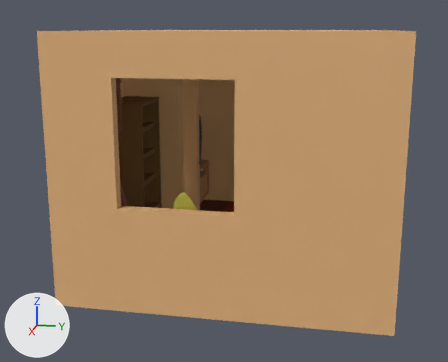
Two versions of the glTF model Assets/Models/Environment/Rooms/Living/S_salon.glb, one commit apart.
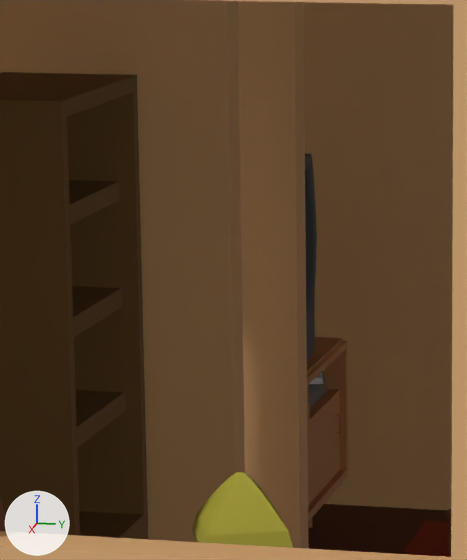
Each version is shown whole from a 50 mm camera at (7.37, 1.05, 2.67) aimed at (0.16, -0.39, 0.87), then close up on the part from 28% to 53% of the width and 22% to 59% of the height. Lighting does not change. The marker at lower left points along +X, +Y and +Z. Where no turn or scale is listed for an object, it has been applied to the vertices. Vertices at the same position are counted once.

In view in the first close-up: 'Cube.003', 'Plane.079', 'Plane.080', 'Plane.081', 'Plane.087', 'Plane.092', 'S_LowLamp', 'S_MusicTVMeuble', 'S_PaperBook', 'S_TVMeuble', 'S_TVMeubleTiroirGrandDroite', 'murAvecFenetre.001', 's_TV_low', 's_TVbouton_low'.
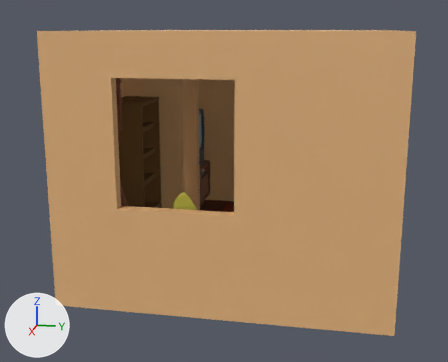
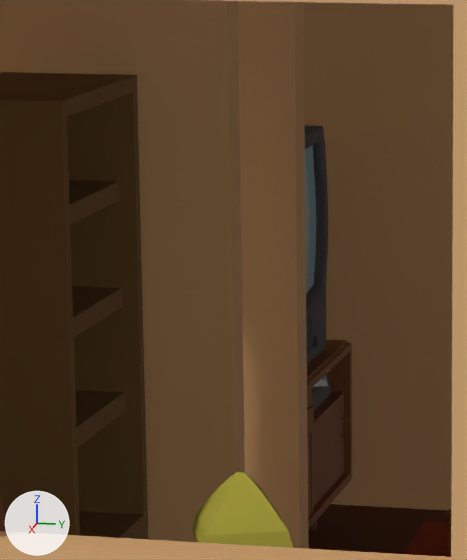
Where the newer file only moved an object's origin or applied its transform, the numbers keep the older frame.

Diff of the bpy script that builds the scene:
```diff
--- a/Assets/Models/Environment/Rooms/Living/S_salon.glb.py
+++ b/Assets/Models/Environment/Rooms/Living/S_salon.glb.py
@@ mat_m_tvmeuble_003 @@
+mat_m_tvmeuble_003 = principled_material('M_TVMeuble.003')
+mat_m_tvmeuble_003.base_color = (0.204, 0.0643, 0.016)  # brown #7d4822
@@ mat_m_tv_002 @@
+mat_m_tv_002 = principled_material('M_TV.002')
+mat_m_tv_002.base_color = (0.0618, 0.0603, 0.071)  # dark grey #46454b
+mat_m_tv_002.roughness = 0.705
@@ me_cube_086 @@
 # used by ob_s_tvmeuble; location = (-1.29, -1.307, 0.336)
-me_cube_086.from_pydata(...)  # 338 vertices, 686 faces; spans x -0.598..0.598, y -0.267..0.273, z -0.335..0.348
+me_cube_086.from_pydata(...)  # 342 vertices, 678 faces; spans x -0.598..0.598, y -0.267..0.273, z -0.335..0.348
+# me_cube_086 part 1
+# 9 vertices are removed from x -0.572..0.014, y -0.194, z -0.155..0.309
+# 67 faces are deleted
+# 1 vertex moves from x -0.572, y -0.194, z 0.309 to x -0.572, y -0.238, z 0.309
+# 7 vertices are added at x -0.572..0.014, y -0.237..0.251, z 0.148..0.309
+# 6 new vertices lie (0.0, -0.488, 0.0) away from vertices in x -0.572..0.014, y 0.249..0.251, z 0.155..0.249
+# 59 new faces join them
+# me_cube_086 part 2: 637 faces spanning x -0.598..0.598, y -0.267..0.273, z -0.335..0.348 switch from mat_m_tvmeuble (orange #b97c47) to mat_m_tvmeuble_003 (brown #7d4822)
@@ me_cube_079 @@
 me_cube_079.from_pydata(...)  # 64 vertices, 120 faces; spans x -0.572..0.014, y -0.004..0.027, z 0.001..0.305
 # used by ob_s_tvmeubletiroirgranddroite; location = (-1.29, -1.061, 0.18)
+# me_cube_079 part 3
+# 12 faces are deleted
+# 12 new faces join them
+# me_cube_079 part 4: 120 faces spanning x -0.572..0.014, y -0.004..0.027, z 0.001..0.305 switch from mat_m_tvmeuble (orange #b97c47) to mat_m_tvmeuble_003 (brown #7d4822)
@@ me_cube_099 @@
+me_cube_099.from_pydata(...)  # 18 vertices, 32 faces; spans x -0.0214..0.0214, y 0.0..0.0167, z -0.0217..0.0216
+me_cube_099.materials.append(mat_m_tv_002)  # dark grey #46454b
@@ ob_s_musictvmeuble @@
 ob_s_musictvmeuble = bpy.data.objects.new('S_MusicTVMeuble', me_cube_088)
-ob_s_musictvmeuble.location = (-1.556, -1.243, 0.546)
+ob_s_musictvmeuble.location = (-1.522, -1.219, 0.546)
@@ ob_s_paperbook @@
 ob_s_paperbook = bpy.data.objects.new('S_PaperBook', me_cube_087)
-ob_s_paperbook.location = (-1.632, -1.174, 0.598)
+ob_s_paperbook.location = (-1.597, -1.151, 0.598)
@@ ob_s_tvmeuble @@
 ob_s_tvmeuble = bpy.data.objects.new('S_TVMeuble', me_cube_086)
-ob_s_tvmeuble.location = (-1.29, -1.307, 0.336)
+ob_s_tvmeuble.location = (-1.256, -1.283, 0.336)
@@ ob_s_tvmeubletiroirgranddroite @@
 ob_s_tvmeubletiroirgranddroite = bpy.data.objects.new('S_TVMeubleTiroirGrandDroite', me_cube_079)
-ob_s_tvmeubletiroirgranddroite.location = (-1.29, -1.061, 0.18)
+ob_s_tvmeubletiroirgranddroite.location = (-1.256, -1.037, 0.18)
@@ ob_s_tv_low @@
 ob_s_tv_low = bpy.data.objects.new('s_TV_low', me_cube_029)
-ob_s_tv_low.location = (-1.234, -1.316, 0.683)
-ob_s_tv_low.scale = (0.896, 1.0, 0.896)
+ob_s_tv_low.location = (-1.298, -1.297, 0.684)
@@ ob_s_tvbouton_low @@
 ob_s_tvbouton_low.location = (-1.234, -1.316, 0.683)
-ob_s_tvbouton_low.scale = (0.896, 1.0, 0.896)
@@ ob_s_tvscreen_low @@
 ob_s_tvscreen_low = bpy.data.objects.new('s_TVScreen_low', me_cube_005)
-ob_s_tvscreen_low.location = (-1.234, -1.316, 0.683)
-ob_s_tvscreen_low.scale = (0.896, 1.0, 0.896)
+ob_s_tvscreen_low.location = (-1.298, -1.297, 0.684)
@@ ob_s_tvboutonpushable_low @@
+ob_s_tvboutonpushable_low = bpy.data.objects.new('s_TVboutonPushable_low', me_cube_099)
+ob_s_tvboutonpushable_low.location = (-1.509, -1.074, 0.748)
```

Pixel boxes (x1, y1, x2, y2) of what changed, in the close-ups (467 x 560 px; the box of a moved part takes in the faces that stretch with it):
's_TV_low', moved, rescaled: before (305, 154, 317, 360); after (304, 125, 328, 365)
'S_TVMeuble', reshaped, moved: before (307, 337, 348, 528); after (307, 339, 352, 531)
'S_TVMeubleTiroirGrandDroite', surface changed, moved: before (308, 393, 343, 504); after (312, 394, 347, 507)
's_TVScreen_low', moved, rescaled (not visible before): after (305, 145, 316, 294)
'S_MusicTVMeuble', moved: before (308, 372, 327, 408); after (312, 374, 332, 410)
'S_PaperBook', moved: before (309, 369, 325, 384); after (313, 371, 330, 387)
's_TVboutonPushable_low', added: after (313, 335, 319, 347)
's_TVbouton_low', rescaled (not visible before): after (307, 341, 313, 353)
part 1 of me_cube_086, moved or reshaped: before (309, 355, 341, 505); after (313, 358, 345, 508)
part 2 of me_cube_086, recoloured: before (307, 337, 348, 528); after (307, 339, 352, 531)
part 3 of me_cube_079, moved or reshaped: before (308, 393, 340, 504); after (312, 394, 344, 507)
part 4 of me_cube_079, recoloured: before (335, 412, 343, 436); after (340, 414, 347, 439)
